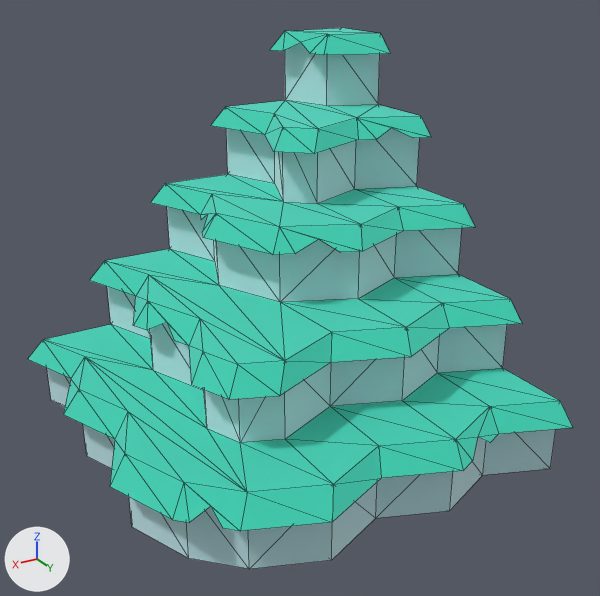
The glTF model packs/nature-kit/cliff-stepscorner-stone.glb, before and after one commit.
Both versions are drawn from a 50 mm camera at (0.97, 1.704, 1.193) aimed at (-0.006, 0.078, 0.38). Every picture has the same lights, and +X, +Y and +Z are marked at lower left. The picture after the commit comes second. Mesh edges are drawn as thin lines. Where no turn or scale is listed for an object, it has been applied to the vertices.

The first picture shows 'cliff_stepsCorner_stone'.
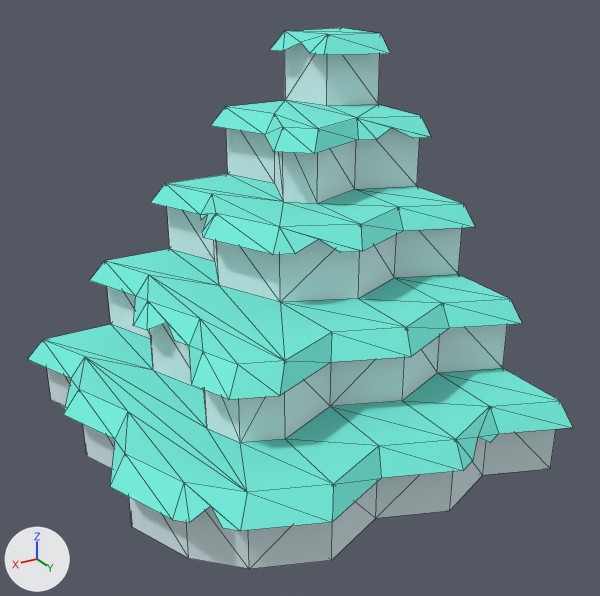
Edits to the scene script, one JSON object a line:
```json
{"op": "set", "path": "mat_stone.metallic", "old": "1.0", "new": "0.0"}
{"op": "set", "path": "mat_grass.metallic", "old": "1.0", "new": "0.0"}
{"op": "remove", "block": "ob_tmpparent", "code": ["ob_tmpparent = bpy.data.objects.new('tmpParent', None)", "ob_tmpparent.location = (0.0, 0.0, 0.0)"]}
```

What differs and where, as boxes (x1, y1, x2, y2) in the pictures (600 x 596 px):
```json
{"object": "cliff_stepsCorner_stone", "change": "surface changed", "before": [28, 28, 572, 569], "after": [28, 28, 572, 569]}
```
